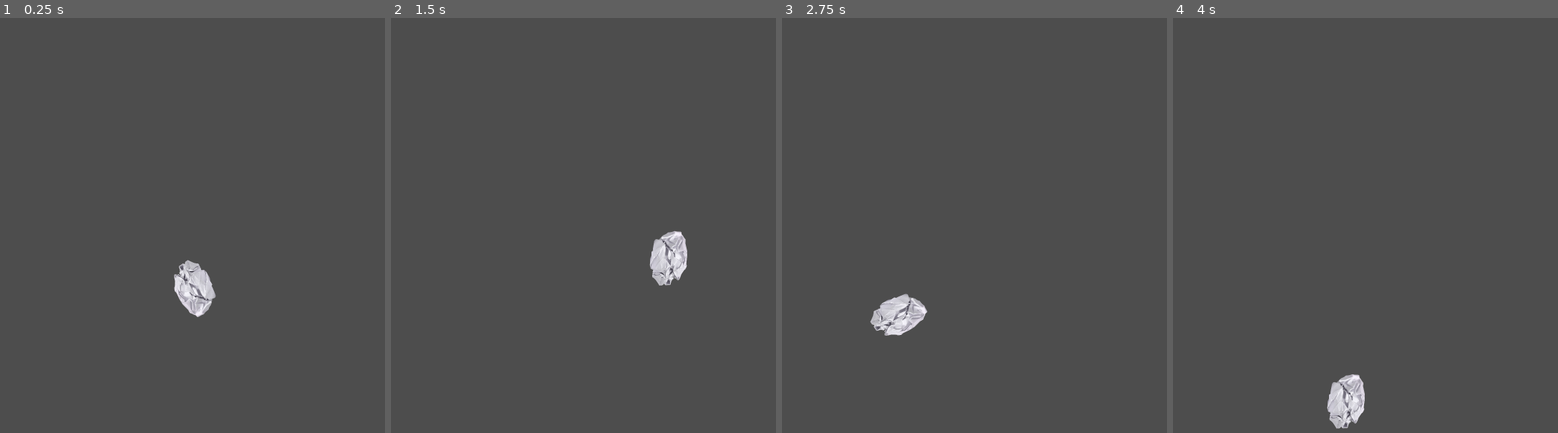
Above: before the commit, frames 1-4 (left to right).
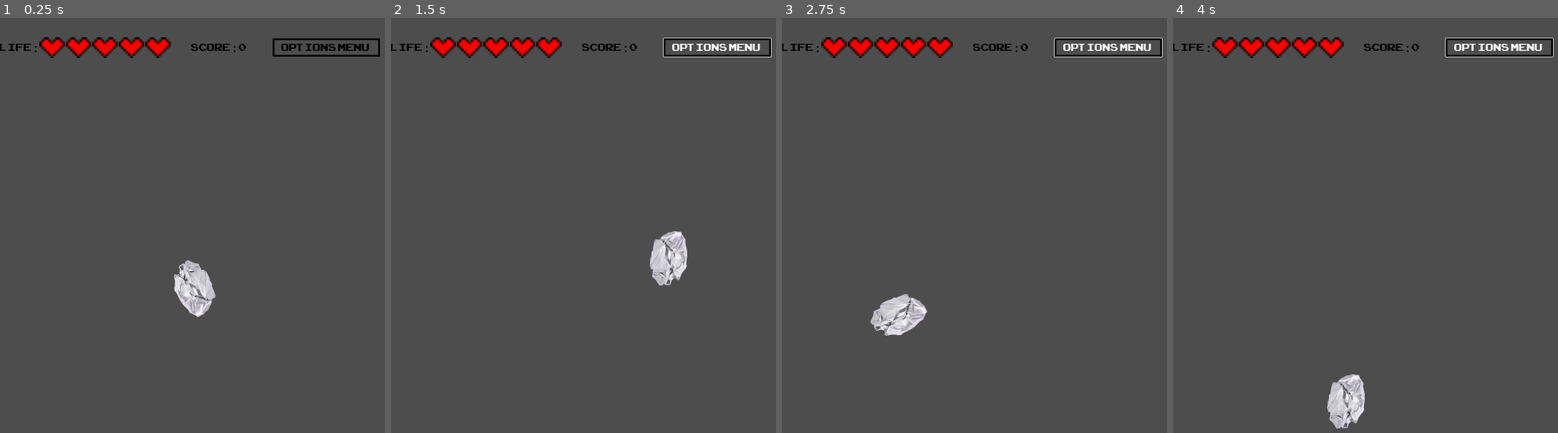
Above: after the commit, the same moments.

Repository: alexalotl/BinJA
Game: Godot game, scene res://node_2d.tscn
Same seed, same stepped clock (60 frames per second), same inputs: the game is played once before the commit and once after it.
Inputs (mouse positions are in pixels of both pictures, inside the frame that each line leads up to):
- Up to frame 1 (0.25 s): no input
- Up to frame 2 (1.5 s): click (718, 47) at 0.5 s, where only the run after the commit has a clickable "Options Menu"; move the mouse to (668, 258) at 1.27 s
- Up to frame 3 (2.75 s): move the mouse to (897, 316) at 2.02 s
- Up to frame 4 (4 s): move the mouse to (1404, 163) at 2.77 s; move the mouse to (1346, 403) at 3.52 s

The runs differ from the first frame. In frame 1, 1.9% of the frame differs, in the area x 0-99%, y 4-10%; in frame 2, 2.0%; in frame 3, 2.0%; in frame 4, 2.0%.

Commit message:
ui design

Diff:
--- /dev/null
+++ b/Trash Samurai/PausePopupmenu.gd
@@ -0,0 +1,9 @@
+extends Control
+
+var game_paused = false setget set_paused
+func  button_pressed():
+	if
+func set_paused(value):
+	game_paused =value
+	get_tree().paused = game_paused
+	visible = game_paused
--- /dev/null
+++ b/Trash Samurai/Scorelabel.gd
@@ -0,0 +1,10 @@
+extends Label
+
+var score =0
+
+func _in_correct_bin():
+	score += 1
+	text = "Score: %s" %score
+func _in_incorrect_bin():
+	score -= 1
+	text = "Score: %s" %score
--- a/Trash Samurai/node_2d.tscn
+++ b/Trash Samurai/node_2d.tscn
@@ -1,8 +1,21 @@
-[gd_scene load_steps=4 format=3 uid="uid://c7b3kw6qanas7"]
+[gd_scene load_steps=8 format=3 uid="uid://cywmlt8wdp1rc"]
 
 [ext_resource type="Texture2D" uid="uid://m3mlxn1w73ca" path="res://assets/recycle bin.jpg" id="1_1it6p"]
 [ext_resource type="Texture2D" uid="uid://7puaeiocmmge" path="res://assets/paper.png" id="2_twnah"]
 [ext_resource type="Script" path="res://Paper.gd" id="3_dwmax"]
+[ext_resource type="FontFile" uid="uid://c62tv23541ygy" path="res://Font/arcadeclassic/ARCADECLASSIC.TTF" id="4_6du8l"]
+[ext_resource type="Texture2D" uid="uid://73k7cmp8sel1" path="res://UI Image/heart.png" id="4_kmft6"]
+
+[sub_resource type="Theme" id="Theme_v2b3g"]
+default_font_size = 40
+
+[sub_resource type="StyleBoxFlat" id="StyleBoxFlat_w7abv"]
+bg_color = Color(0, 0.392157, 1, 0)
+border_width_left = 5
+border_width_top = 5
+border_width_right = 5
+border_width_bottom = 5
+border_color = Color(0, 0, 0, 1)
 
 [node name="Node2D" type="Node2D"]
 
@@ -16,3 +29,85 @@
 scale = Vector2(0.066896, 0.0468418)
 texture = ExtResource("2_twnah")
 script = ExtResource("3_dwmax")
+
+[node name="CanvasLayer" type="CanvasLayer" parent="."]
+
+[node name="Control" type="Control" parent="CanvasLayer"]
+layout_mode = 3
+anchors_preset = 0
+offset_right = 40.0
+offset_bottom = 40.0
+theme = SubResource("Theme_v2b3g")
+
+[node name="HBoxContainer" type="HBoxContainer" parent="CanvasLayer/Control"]
+layout_mode = 0
+offset_top = 100.0
+offset_right = 462.0
+offset_bottom = 158.0
+
+[node name="Label" type="Label" parent="CanvasLayer/Control/HBoxContainer"]
+layout_mode = 2
+size_flags_stretch_ratio = 0.0
+theme_override_colors/font_color = Color(0, 0, 0, 1)
+theme_override_fonts/font = ExtResource("4_6du8l")
+theme_override_font_sizes/font_size = 40
+text = "Life :"
+
+[node name="TextureRect" type="TextureRect" parent="CanvasLayer/Control/HBoxContainer"]
+layout_mode = 2
+texture = ExtResource("4_kmft6")
+expand_mode = 3
+
+[node name="TextureRect2" type="TextureRect" parent="CanvasLayer/Control/HBoxContainer"]
+layout_mode = 2
+texture = ExtResource("4_kmft6")
+expand_mode = 3
+
+[node name="TextureRect3" type="TextureRect" parent="CanvasLayer/Control/HBoxContainer"]
+layout_mode = 2
+texture = ExtResource("4_kmft6")
+expand_mode = 3
+
+[node name="TextureRect4" type="TextureRect" parent="CanvasLayer/Control/HBoxContainer"]
+layout_mode = 2
+texture = ExtResource("4_kmft6")
+expand_mode = 3
+
+[node name="TextureRect5" type="TextureRect" parent="CanvasLayer/Control/HBoxContainer"]
+layout_mode = 2
+texture = ExtResource("4_kmft6")
+expand_mode = 3
+
+[node name="HBoxContainer2" type="HBoxContainer" parent="CanvasLayer/Control"]
+layout_mode = 0
+offset_left = 462.0
+offset_top = 100.0
+offset_right = 762.0
+offset_bottom = 158.0
+
+[node name="Scorelabel" type="Label" parent="CanvasLayer/Control/HBoxContainer2"]
+layout_mode = 2
+size_flags_horizontal = 6
+theme_override_colors/font_color = Color(0, 0, 0, 1)
+theme_override_fonts/font = ExtResource("4_6du8l")
+theme_override_font_sizes/font_size = 40
+text = "Score : 0"
+
+[node name="HBoxContainer3" type="HBoxContainer" parent="CanvasLayer/Control"]
+layout_mode = 0
+offset_left = 762.0
+offset_top = 100.0
+offset_right = 1062.0
+offset_bottom = 158.0
+
+[node name="Options" type="Button" parent="CanvasLayer/Control/HBoxContainer3"]
+light_mask = 0
+layout_mode = 2
+size_flags_horizontal = 3
+size_flags_vertical = 4
+mouse_force_pass_scroll_events = false
+theme_override_colors/font_color = Color(0, 0, 0, 1)
+theme_override_fonts/font = ExtResource("4_6du8l")
+theme_override_font_sizes/font_size = 40
+theme_override_styles/normal = SubResource("StyleBoxFlat_w7abv")
+text = "Options Menu "
--- /dev/null
+++ b/Trash Samurai/pause_popupmenu.tscn
@@ -0,0 +1,77 @@
+[gd_scene load_steps=5 format=3 uid="uid://kn82j855tbqt"]
+
+[ext_resource type="Script" path="res://PausePopupmenu.gd" id="1_dxg5b"]
+[ext_resource type="FontFile" uid="uid://c62tv23541ygy" path="res://Font/arcadeclassic/ARCADECLASSIC.TTF" id="2_7f2ab"]
+
+[sub_resource type="GDScript" id="GDScript_iiklt"]
+script/source = "extends Control
+
+var game_paused = false setget set_paused
+func _unhandled_input(event):
+	if event.is_action_pressed(\"\")
+func set_paused(value):
+	game_paused =value
+	get_tree().paused = game_paused
+"
+
+[sub_resource type="Theme" id="Theme_pocuy"]
+
+[node name="PausePopupmenu" type="Control"]
+layout_mode = 3
+anchors_preset = 15
+anchor_right = 1.0
+anchor_bottom = 1.0
+grow_horizontal = 2
+grow_vertical = 2
+script = ExtResource("1_dxg5b")
+
+[node name="ColorRect" type="ColorRect" parent="."]
+layout_mode = 1
+anchors_preset = 15
+anchor_right = 1.0
+anchor_bottom = 1.0
+grow_horizontal = 2
+grow_vertical = 2
+color = Color(0, 0.392157, 1, 0.0901961)
+
+[node name="CenterContainer" type="CenterContainer" parent="."]
+layout_mode = 1
+anchors_preset = 15
+anchor_right = 1.0
+anchor_bottom = 1.0
+grow_horizontal = 2
+grow_vertical = 2
+script = SubResource("GDScript_iiklt")
+
+[node name="VBoxContainer" type="VBoxContainer" parent="CenterContainer"]
+layout_mode = 2
+theme_override_constants/separation = 60
+
+[node name="Label" type="Label" parent="CenterContainer/VBoxContainer"]
+layout_mode = 2
+theme_override_fonts/font = ExtResource("2_7f2ab")
+theme_override_font_sizes/font_size = 50
+text = "Game Paused
+"
+
+[node name="Control" type="Control" parent="CenterContainer/VBoxContainer"]
+layout_mode = 2
+
+[node name="Button" type="Button" parent="CenterContainer/VBoxContainer"]
+layout_mode = 2
+theme = SubResource("Theme_pocuy")
+theme_override_fonts/font = ExtResource("2_7f2ab")
+theme_override_font_sizes/font_size = 50
+text = "Resume"
+
+[node name="Button2" type="Button" parent="CenterContainer/VBoxContainer"]
+layout_mode = 2
+theme_override_fonts/font = ExtResource("2_7f2ab")
+theme_override_font_sizes/font_size = 50
+text = "Restart"
+
+[node name="Button3" type="Button" parent="CenterContainer/VBoxContainer"]
+layout_mode = 2
+theme_override_fonts/font = ExtResource("2_7f2ab")
+theme_override_font_sizes/font_size = 50
+text = "Quit"
Binary file added: Trash Samurai/Font/arcadeclassic/ARCADECLASSIC.TTF
Not shown, added: Trash Samurai/Font/arcadeclassic/ARCADECLASSIC.TTF.import
Not shown, added: Trash Samurai/Font/arcadeclassic/pizzadudedotdk.txt
Binary file added: Trash Samurai/UI Image/heart.png
Not shown, added: Trash Samurai/UI Image/heart.png.import
Not shown, added: Trash Samurai/.DS_Store
Not shown, added: Trash Samurai/Font/.DS_Store
Not shown, added: Trash Samurai/UI Image/.DS_Store
